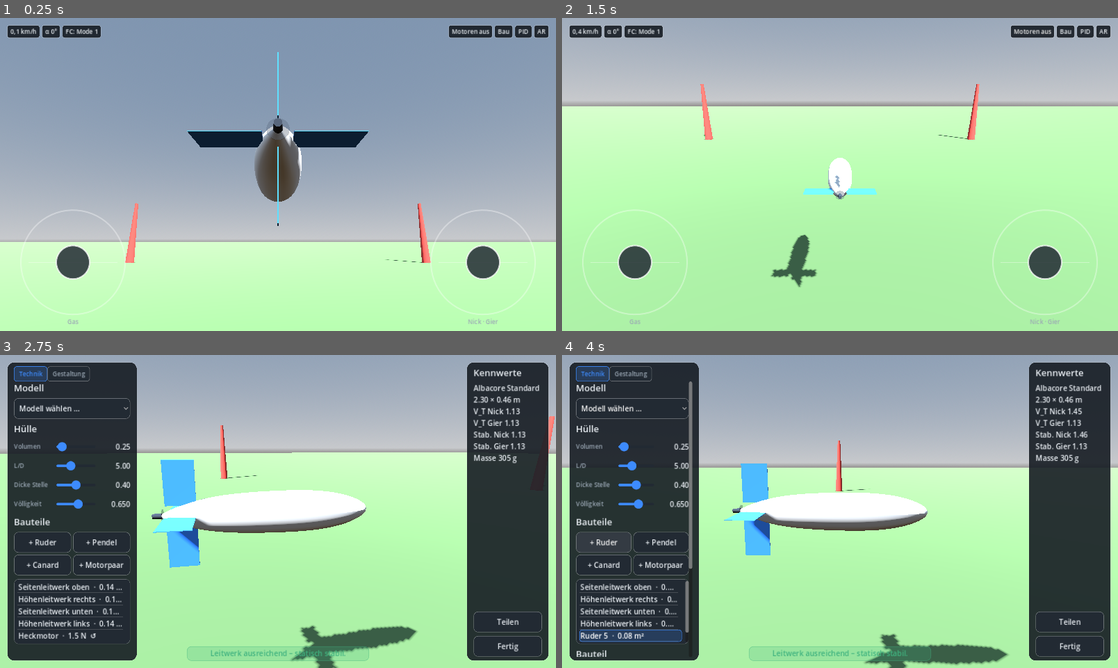
Above: before the commit, frames 1-4 (two rows, left to right).
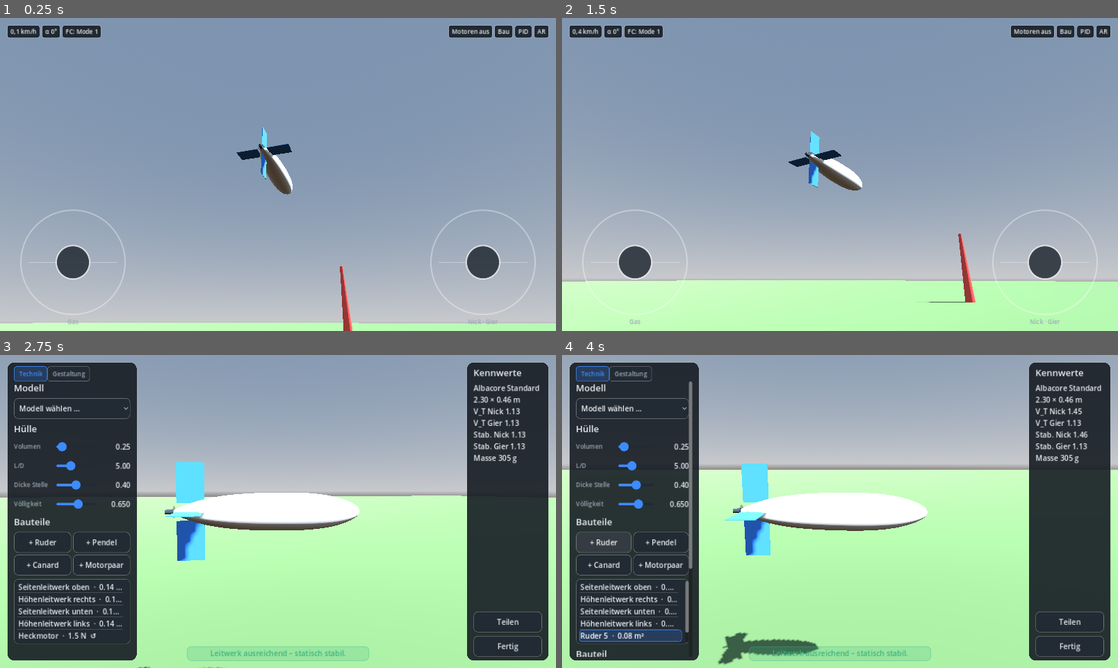
Above: after the commit, the same moments.

Repository: DerFink/AR-Airship-Regatta
Game: Godot game, scene res://main.tscn
The game is run twice, just before and just after one commit, with the same random seed, the same clock (stepped at 60 frames per second) and the same inputs.
Inputs:
- Up to frame 1 (0.25 s): no input
- Up to frame 2 (1.5 s): click "Motoren aus" at 0.5 s; click "Motoren an" at 1.25 s
- Up to frame 3 (2.75 s): click "Bau" at 2 s
- Up to frame 4 (4 s): click "Modell wählen …" at 2.75 s; click "+ Ruder" at 3.5 s

The runs differ from the first frame. In frame 1, 46% of the frame differs, in the area x 0-100%, y 10-100%; in frame 2, 86%, in the area x 0-100%, y 0-100%; in frame 3, 18%; in frame 4, 4.6%.

Commit message:
0.3.3: Pilotensicht vom festen Standort, zwei Pylone im Abstand von 25 m
- Kamera auf 1,7 m Augenhöhe, 1 m Richtung Mitte und 3 m neben Pylon 1
- Blick folgt dem Schiff, sanftes Mitzoomen (60° bis 18°)
- Start 6 m vor dem Piloten in 4 m Höhe, Nase Richtung Pylon 2

Co-Authored-By: Claude Opus 5.5 <noreply@anthropic.com>
Claude-Session: https://claude.ai/code/session_01Xgsk6p1jBUDNUGARxk5h6Q

Diff:
--- a/main.gd
+++ b/main.gd
@@ -1,3 +1,4 @@
+# 2026-10-27 12:52 – Pilotensicht wie beim RC-Fliegen: fester Standort (1 m Richtung Mitte, 3 m neben Pylon 1, Augenhöhe 1,7 m), Blick folgt dem Schiff mit sanftem Zoom; Strecke mit zwei Pylonen im Abstand von 25 m; Start 6 m vor dem Piloten in 4 m Höhe
 # 2026-10-27 12:22 – Fix: Vollbild-Anker mit set_anchors_and_offsets_preset (vorher blieb die Fläche 0 px groß → Knüppel und Menüs landeten oben links)
 # 2026-10-27 11:08 – Teilen-Dialog als eigene Ansicht; Sound: Propellergeräusch je Motor (wird bei Bauteil-Änderungen neu aufgebaut), ruhige Töne + leiser Klangteppich nur im Baukasten, im Flug sonst Stille
 # 2026-10-27 10:42 – Erstversion: Hauptszene setzt alles zusammen (Testgelände mit Regatta-Pylonen, Luftschiff, Flugcontroller, Watchdog, AR-Schalter, Verfolgerkamera / Baukasten-Kamera, UI mit zentralem Theme)
@@ -14,6 +15,22 @@
 extends Node3D
 
 enum View { FLY, BUILD, PID, SHARE }
+
+# --- Strecke und Pilot (Meter) ------------------------------------------------
+# Draufsicht: Pylon 1 bei x = 0, Pylon 2 bei x = 25 m, beide auf der Linie z = 0.
+# Der Pilot steht wie ein RC-Pilot fest am Boden: 1 m Richtung Streckenmitte,
+# 3 m seitlich neben Pylon 1, Augenhöhe 1,7 m – Blick die Strecke entlang.
+const PYLON_1 := Vector3(0.0, 0.0, 0.0)
+const PYLON_2 := Vector3(25.0, 0.0, 0.0)
+const PYLON_HEIGHT := 5.0
+const PILOT_EYE := Vector3(1.0, 1.7, 3.0)
+## Startpunkt des Luftschiffs: 6 m die Strecke hinauf, 4 m hoch, Nase Richtung Pylon 2
+const SHIP_START := Vector3(6.0, 4.0, 0.0)
+## Sanftes Mitzoomen wie mit einem Fernglas: bis ZOOM_NEAR m volles Blickfeld,
+## danach wird der Bildwinkel kleiner, damit das Schiff erkennbar bleibt.
+const FOV_WIDE := 60.0
+const FOV_TIGHT := 18.0
+const ZOOM_NEAR := 10.0
 
 var ship: AirshipPhysics
 var visual: AirshipVisual
@@ -78,17 +95,16 @@
 	ground.add_child(gm)
 	_scenery.add_child(ground)
 
-	# Regatta-Pylone (rot) im Kreis
+	# Regatta-Strecke: zwei Pylone im Abstand von 25 m entlang der X-Achse
 	var pm := StandardMaterial3D.new()
 	pm.albedo_color = Color("e5534b")
-	for i in 6:
-		var a := TAU * i / 6.0
+	for x in [PYLON_1.x, PYLON_2.x]:
 		var py := MeshInstance3D.new()
 		var cyl := CylinderMesh.new()
-		cyl.top_radius = 0.15; cyl.bottom_radius = 0.4; cyl.height = 6.0
+		cyl.top_radius = 0.12; cyl.bottom_radius = 0.35; cyl.height = PYLON_HEIGHT
 		py.mesh = cyl
 		py.material_override = pm
-		py.position = Vector3(cos(a) * 30.0, 3.0, sin(a) * 30.0)
+		py.position = Vector3(x, PYLON_HEIGHT * 0.5, 0.0)
 		_scenery.add_child(py)
 
 
@@ -99,7 +115,8 @@
 	ship = AirshipPhysics.new()
 	ship.name = "Airship"
 	AirshipPresets.albacore_default(ship)
-	ship.position = Vector3(0, 3, 0)
+	ship.position = SHIP_START
+	ship.rotation.y = -PI * 0.5             # Nase (−Z des Schiffs) zeigt nach +X, zu Pylon 2
 	visual = AirshipVisual.new()
 	ship.add_child(visual)
 	fc = FlightController.new()
@@ -205,13 +222,16 @@
 func _process(dt: float) -> void:
 	var p := ship.global_position
 	var L := ship.hull.length_m
-	var target: Vector3
+	var a := clampf(dt * 3.0, 0.0, 1.0)
 	if view == View.BUILD or view == View.SHARE:
-		target = p + Vector3(L * 1.4, L * 0.25, 0)            # Seitenansicht
+		# Baukasten: seitlich nah am Modell, normales Blickfeld
+		camera.global_position = camera.global_position.lerp(p + Vector3(0, L * 0.25, L * 1.4), a)
+		camera.fov = lerpf(camera.fov, FOV_WIDE, a)
 	else:
-		var back := ship.global_transform.basis.z
-		back.y = 0.0
-		back = back.normalized() if back.length() > 0.01 else Vector3.BACK
-		target = p + back * L * 2.2 + Vector3.UP * L * 0.6    # leicht erhöht dahinter
-	camera.global_position = camera.global_position.lerp(target, clampf(dt * 3.0, 0.0, 1.0))
-	camera.look_at(p, Vector3.UP)
+		# Flug: fester Pilotenstandort, Blick folgt dem Schiff, sanft zoomen
+		camera.global_position = camera.global_position.lerp(PILOT_EYE, a)
+		var dist := PILOT_EYE.distance_to(p)
+		var fov_target := clampf(FOV_WIDE * ZOOM_NEAR / maxf(dist, ZOOM_NEAR), FOV_TIGHT, FOV_WIDE)
+		camera.fov = lerpf(camera.fov, fov_target, clampf(dt * 1.5, 0.0, 1.0))
+	if camera.global_position.distance_to(p) > 0.01:
+		camera.look_at(p, Vector3.UP)
Not shown, changed: export_presets.cfg
